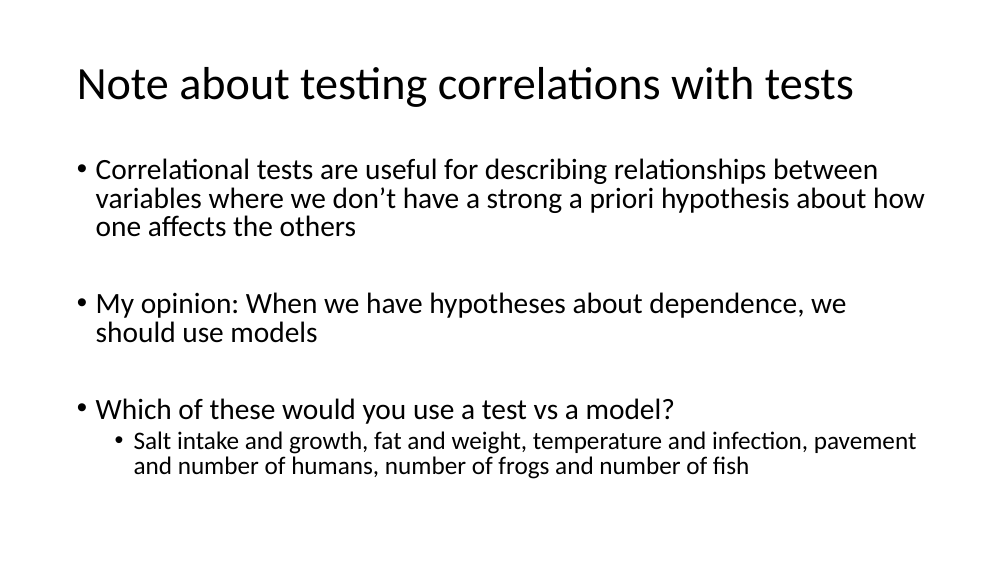
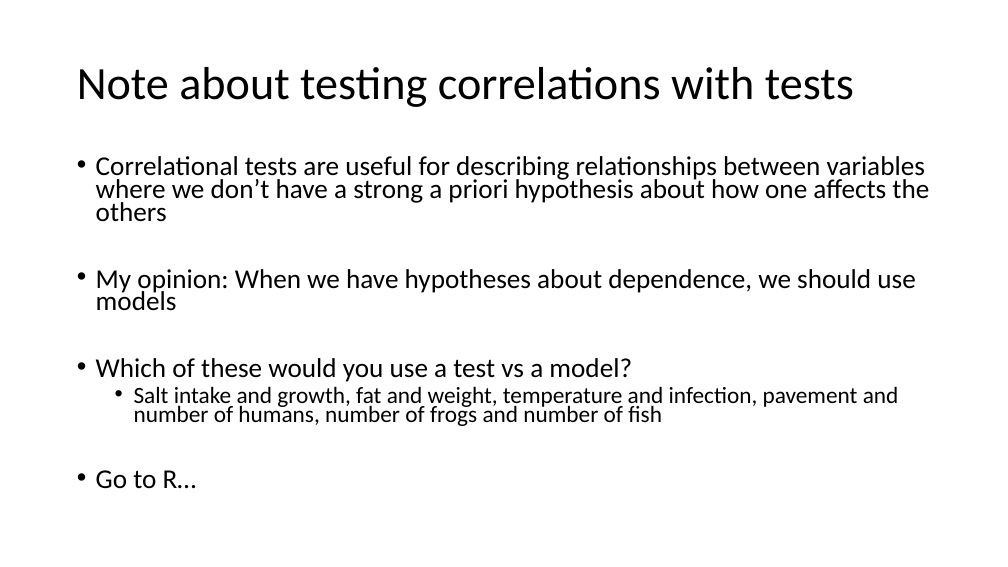
Before and after one commit to VTQuantMethodsEEB/klangwig, a slide deck: slide 30 of lectures/week_5_tests/le_5_tests.pptx. Drawn at 1008x567 pixels with LibreOffice and Linux fonts; fonts in the diff are those of the drawing. Boxes give left, top, right and bottom in pixels: in the first picture for what was removed or moved away, otherwise in the second. Text is boxed around its words. In the diff, an @@ line names an element or a change of style, - is before the commit and + after.

```diff
--- a/lectures/week_5_tests/le_5_tests.pptx
+++ b/lectures/week_5_tests/le_5_tests.pptx
@@ text at <box>96,156,929,426</box>: size 28 to 25.9 pt in "Correlational tests are useful for describing relationships ...", "My opinion: When we have hypotheses about ...", "Which of these would you use a ..."; size 24 to 22.2 pt in "Salt intake and growth, fat and weight, ..."; line spacing 0.8 to 0.7 @@
@@ text at <box>96,470,197,489</box>: paragraph added @@
+• Go to R…
```
Also in this commit, not shown: 3 other slides changed, 7 other files.
